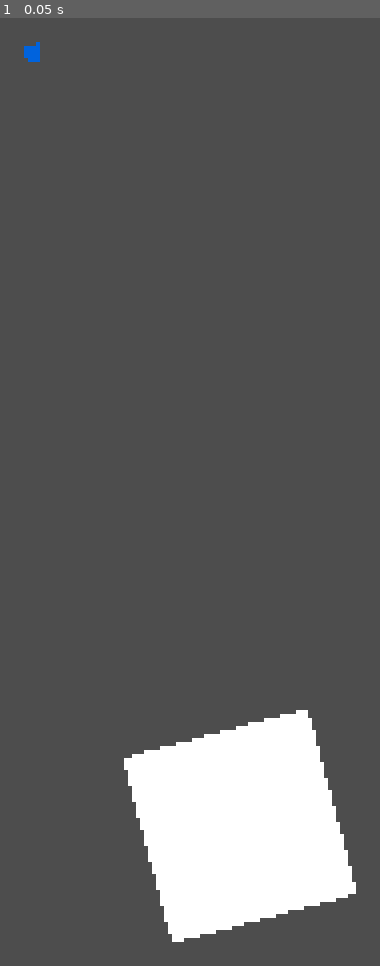
Above: before the commit, frame 1.
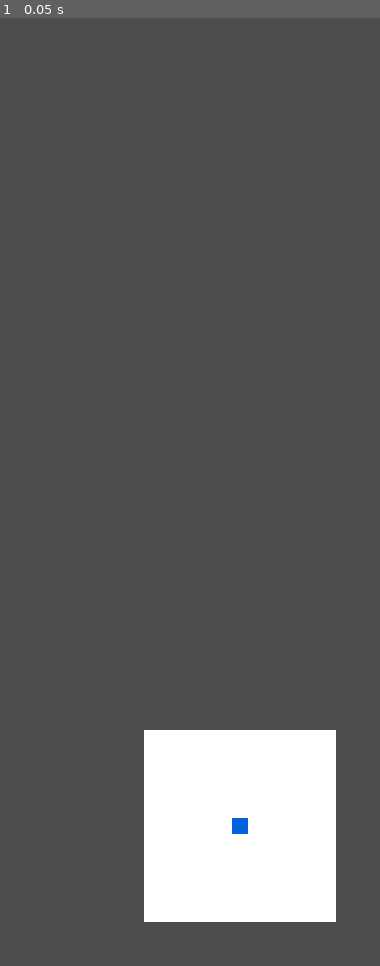
Above: after the commit, the same moment.

Repository: AndrewJDGalga/ggj2024
Game: Godot game, scene res://levels/testaj.tscn
The game is run twice, just before and just after one commit, with the same random seed, the same clock (stepped at 60 frames per second) and the same inputs. The project has no main scene, so this scene is started directly.
Inputs:
- Up to frame 1 (0.05 s): no input

The runs differ from the first frame. In frame 1, 2.2% of the frame differs, in the area x 6-94%, y 2-98%.

Commit message:
x was the same for lure, castin workin

Diff:
--- a/entities/curtis.gd
+++ b/entities/curtis.gd
@@ -32,10 +32,9 @@
 					-line_degree_limit, line_degree_limit, cur_accuracy,
 					accuracy_gain_rate, delta)
 			game_manager.PLAY_STATE.CASTING:
-				rotation_degrees = -15
-				cur_throw_power = -200
-				#lure.rotation = rotation
 				lure.position.y = cur_throw_power
+				lure.position.x = cur_accuracy
+				game_manager.cur_state = game_manager.PLAY_STATE.CASTING
 			game_manager.PLAY_STATE.CATCHING:
 				pass
 
